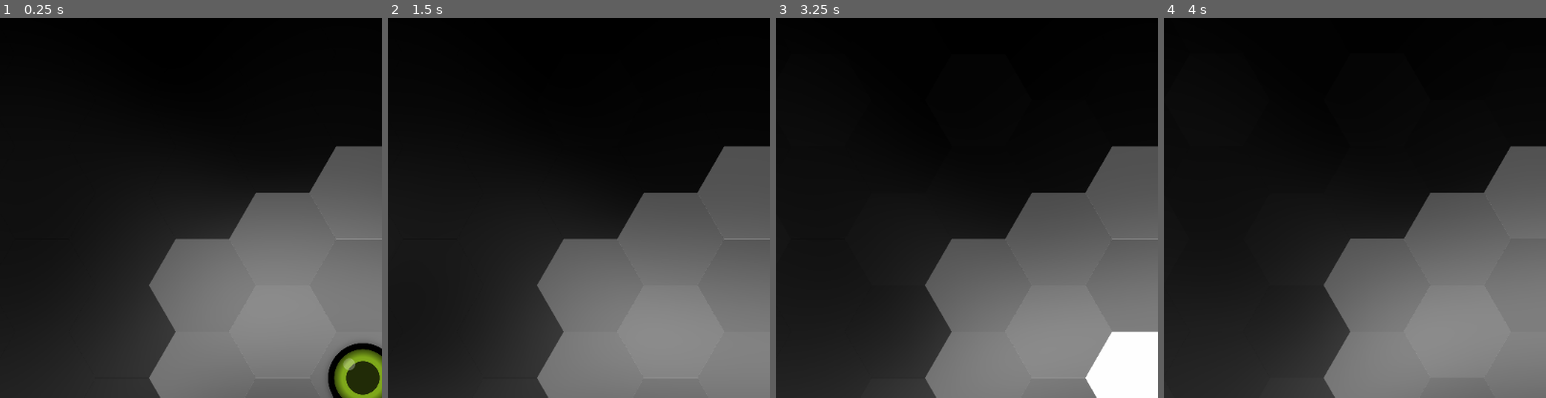
Above: before the commit, frames 1-4 (left to right).
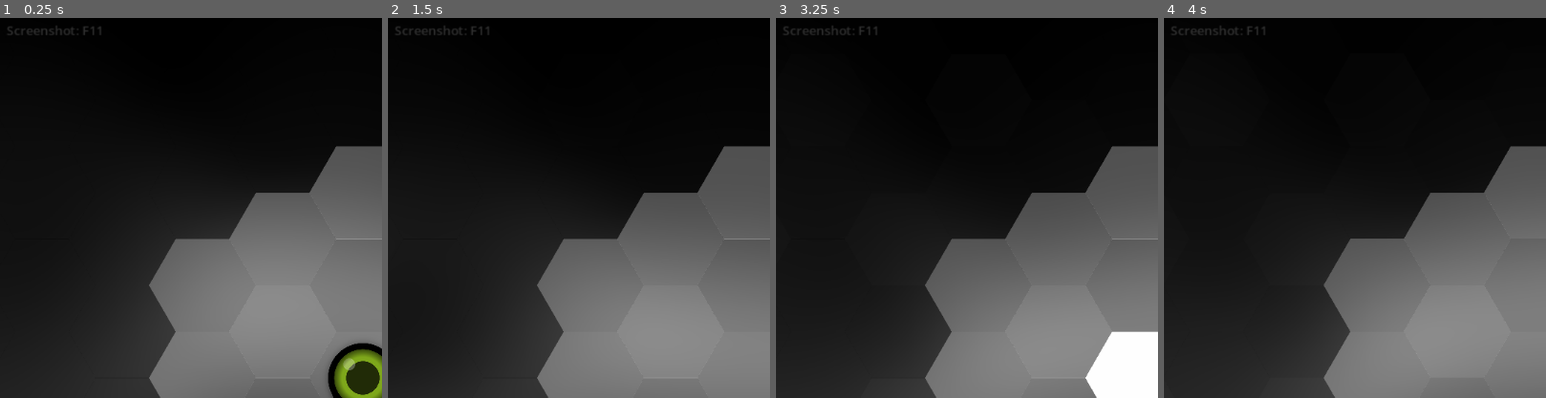
Above: after the commit, the same moments.

Repository: redpebble/sneksagon
Game: Godot game, scene res://scenes/map.tscn
Same seed, same stepped clock (60 frames per second), same inputs: the game is played once before the commit and once after it. Sound files missing from this copy of the repository are replaced by a short silence.
Inputs (mouse positions are % of the whole screen's width and height, from its top left):
- Up to frame 1 (0.25 s): no input
- Up to frame 2 (1.5 s): tap Enter at 0.5 s; move the mouse to (72, 45) at 0.52 s; press the mouse at (72, 45) at 0.53 s; hold D (down_right) 0.53-1.28 s; move the mouse to (30, 55) at 1.27 s; release the mouse at (30, 55) at 1.28 s; hold S (down) from 1.28 s (still down); click (30, 55) at 1.35 s
- Up to frame 3 (3.25 s): move the mouse to (60, 28) at 2.02 s; release S (down) at 2.03 s; press the mouse at (60, 28) at 2.03 s; hold D (down_right) 2.03-2.78 s; move the mouse to (45, 70) at 2.77 s; release the mouse at (45, 70) at 2.78 s; hold W (up) from 2.78 s (still down); click (45, 70) at 2.85 s
- Up to frame 4 (4 s): move the mouse to (80, 65) at 3.52 s; release W (up) at 3.53 s; press the mouse at (80, 65) at 3.53 s; hold A (down_left) from 3.53 s (still down)
The pictures show only the part of the screen within x 2-52%, y 3-52%; the shares and areas given below are measured in that part.

The runs differ from the first frame. In frame 1, 0.2% of the frame differs, in the area x 2-27%, y 2-5%; in frame 2, 0.2%; in frame 3, 0.2%; in frame 4, 0.2%.

Commit message:
Added Screenshot Tool

Diff:
--- a/project.godot
+++ b/project.godot
@@ -22,6 +22,7 @@
 Highlighter="*res://scenes/singleton/highlighter.tscn"
 GameManager="*res://scenes/singleton/game_manager.tscn"
 ModifierManager="*res://scenes/singleton/modifier_manager.tscn"
+ScreenshotTool="*res://scenes/singleton/screenshot_tool.tscn"
 
 [display]
 
@@ -90,6 +91,11 @@
 "events": [Object(InputEventJoypadMotion,"resource_local_to_scene":false,"resource_name":"","device":-1,"axis":0,"axis_value":1.0,"script":null)
 ]
 }
+screenshot={
+"deadzone": 0.2,
+"events": [Object(InputEventKey,"resource_local_to_scene":false,"resource_name":"","device":-1,"window_id":0,"alt_pressed":false,"shift_pressed":false,"ctrl_pressed":false,"meta_pressed":false,"pressed":false,"keycode":0,"physical_keycode":4194342,"key_label":0,"unicode":0,"location":0,"echo":false,"script":null)
+]
+}
 
 [rendering]
 
--- a/scenes/map.tscn
+++ b/scenes/map.tscn
@@ -1,8 +1,11 @@
-[gd_scene load_steps=5 format=3 uid="uid://diuykrg1nilh"]
+[gd_scene load_steps=6 format=3 uid="uid://diuykrg1nilh"]
 
 [ext_resource type="Script" uid="uid://6joi0b4nq07b" path="res://scenes/map.gd" id="1_4xfga"]
 [ext_resource type="Shader" uid="uid://3580qhc8ixlk" path="res://general/shaders/plasma_wave.gdshader" id="2_gldc4"]
 [ext_resource type="PackedScene" uid="uid://dbk3p3q8hhi52" path="res://scenes/camera/camera.tscn" id="2_paxxb"]
+
+[sub_resource type="LabelSettings" id="LabelSettings_gldc4"]
+font_size = 10
 
 [sub_resource type="ShaderMaterial" id="ShaderMaterial_0cso3"]
 shader = ExtResource("2_gldc4")
@@ -21,6 +24,27 @@
 hex_color = Color(0.941176, 0.941176, 0.941176, 0.305882)
 grid_contrast = 0.08
 
+[node name="HUD" type="CanvasLayer" parent="."]
+
+[node name="MarginContainer" type="MarginContainer" parent="HUD"]
+anchors_preset = 15
+anchor_right = 1.0
+anchor_bottom = 1.0
+grow_horizontal = 2
+grow_vertical = 2
+theme_override_constants/margin_left = 20
+theme_override_constants/margin_top = 20
+theme_override_constants/margin_right = 20
+theme_override_constants/margin_bottom = 20
+
+[node name="DebugControls" type="Label" parent="HUD/MarginContainer"]
+modulate = Color(1, 1, 1, 0.184314)
+layout_mode = 2
+size_flags_horizontal = 0
+size_flags_vertical = 0
+text = "Screenshot: F11"
+label_settings = SubResource("LabelSettings_gldc4")
+
 [node name="ColorRect" type="ColorRect" parent="."]
 material = SubResource("ShaderMaterial_0cso3")
 offset_left = -168.0
--- /dev/null
+++ b/scenes/singleton/screenshot_tool.gd
@@ -0,0 +1,79 @@
+extends Node
+
+@onready var save_dialog : FileDialog = $SaveDialog
+@onready var last_pause_state = get_tree().paused
+
+
+# Setup -----------------------------------------------------------------------#
+
+func _init() -> void:
+	process_mode = Node.PROCESS_MODE_ALWAYS
+
+func _ready() -> void:
+	close_dialog()
+	var x = ProjectSettings.get("display/window/size/viewport_width")
+	var y = ProjectSettings.get("display/window/size/viewport_height")
+	save_dialog.max_size = Vector2(x, y) * 0.8
+
+	save_dialog.add_button("Generate Filename", true, "generate_filename")
+
+	save_dialog.confirmed.connect(_on_save_dialog_confirmed)
+	save_dialog.visibility_changed.connect(_on_save_dialog_visibility_changed)
+	save_dialog.custom_action.connect(_on_save_dialog_custom_action)
+
+
+
+func _process(_delta: float) -> void:
+	if Engine.is_editor_hint():
+		return
+	if Input.is_action_just_pressed("screenshot"):
+		if save_dialog.visible:
+			close_dialog()
+		else:
+			open_dialog()
+
+
+func save_screenshot(directory : String, filename):
+	if not OS.is_debug_build() : return
+
+	await RenderingServer.frame_post_draw
+	var image = get_viewport().get_texture().get_image()
+	var error = image.save_png(directory + "/" + filename)
+
+	if error == OK:
+		print("Screenshot saved to ", directory)
+		OS.shell_show_in_file_manager(directory)
+	else:
+		printerr("Did not save screenshot to ", directory)
+
+
+func generate_default_filename() -> String:
+	var date = Time.get_date_string_from_system().replace(".","_")
+	var time :String = Time.get_time_string_from_system().replace(":","")
+	var project = ProjectSettings.get("application/config/name")
+	var filename = project + " " + date + " " + time + ".jpg"
+	return filename
+
+# Dialog ----------------------------------------------------------------------#
+
+func open_dialog():
+	last_pause_state = get_tree().paused
+	get_tree().paused = true
+	save_dialog.show()
+
+func close_dialog():
+	save_dialog.hide()
+	get_tree().paused = last_pause_state
+
+func _on_save_dialog_confirmed() -> void:
+	close_dialog()
+	save_screenshot(save_dialog.current_dir, save_dialog.get_line_edit().text)
+
+func _on_save_dialog_visibility_changed() -> void:
+	if not save_dialog.visible:
+		close_dialog()
+
+func _on_save_dialog_custom_action(action : String) -> void:
+	match action:
+		"generate_filename":
+			save_dialog.get_line_edit().text = generate_default_filename()
--- /dev/null
+++ b/scenes/singleton/screenshot_tool.tscn
@@ -0,0 +1,15 @@
+[gd_scene load_steps=2 format=3 uid="uid://kj6n63bix0me"]
+
+[ext_resource type="Script" uid="uid://b3aimoyun03km" path="res://scenes/singleton/screenshot_tool.gd" id="1_1ag45"]
+
+[node name="ScreenshotTool" type="Node"]
+process_mode = 3
+script = ExtResource("1_1ag45")
+
+[node name="SaveDialog" type="FileDialog" parent="."]
+title = "Save a Screenshot"
+initial_position = 1
+size = Vector2i(600, 360)
+transient_to_focused = true
+max_size = Vector2i(600, 600)
+access = 2
Not shown, added: scenes/singleton/screenshot_tool.gd.uid
